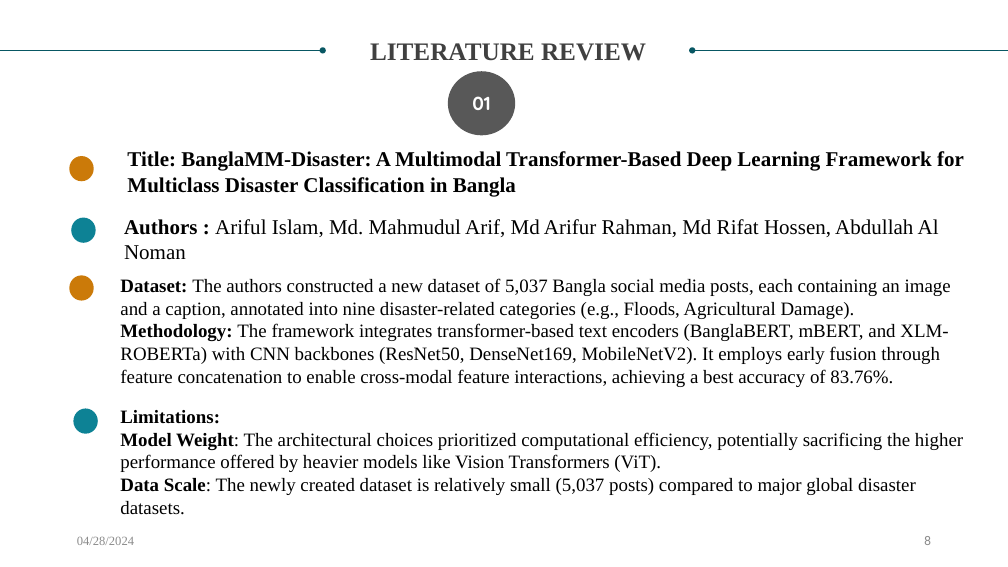
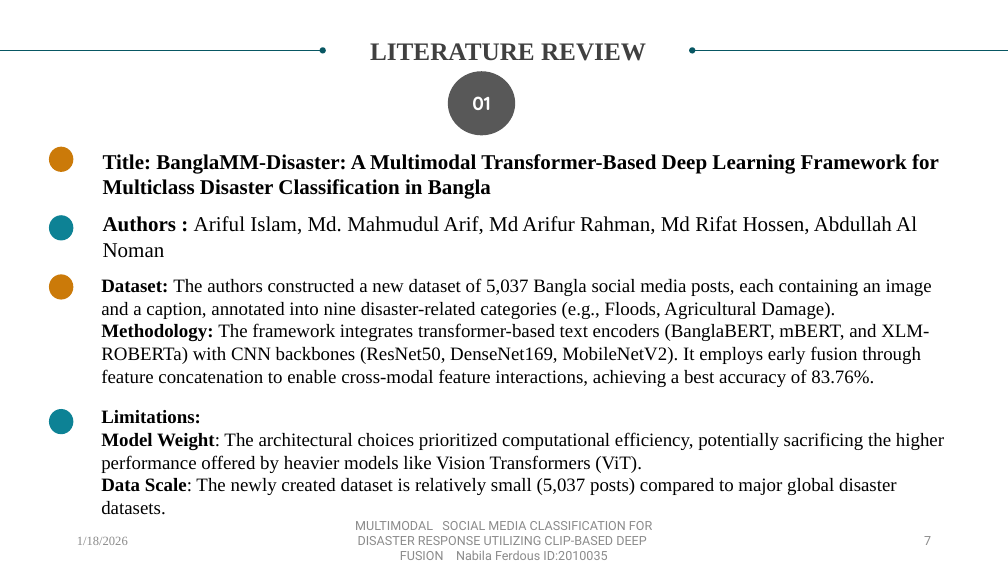
Before and after one commit to NabilaFerdousPrapty/LifeLine, a slide deck: slide 7 of proposal/2010035.pptx (slide 8 before the commit). Drawn at 1008x567 pixels with LibreOffice and Linux fonts; fonts in the diff are those of the drawing. Boxes give left, top, right and bottom in pixels: in the first picture for what was removed or moved away, otherwise in the second. Text is boxed around its words. In the diff, an @@ line names an element or a change of style, - is before the commit and + after.

```diff
--- a/proposal/2010035.pptx
+++ b/proposal/2010035.pptx
@@ ellipse: place and size @@
-ellipse at (70, 156, 94, 181)
+ellipse at (49, 147, 73, 172)
@@ text "Title: BanglaMM-Disaster: A Multimodal Transformer-Based ...": place and size @@
-text "Title: BanglaMM-Disaster: A Multimodal Transformer-Based ..." at (127, 151, 964, 196)
+text "Title: BanglaMM-Disaster: A Multimodal Transformer-Based ..." at (103, 154, 939, 199)
@@ 3 texts, 2 ellipses: place and size @@
-3 texts, 2 ellipses at (70, 218, 963, 515)
+3 texts, 2 ellipses at (49, 216, 944, 515)
@@ ellipse: place and size @@
-ellipse at (73, 408, 98, 433)
+ellipse at (49, 409, 73, 434)
@@ text at (77, 537, 128, 545): text changed @@
-04/28/2024
+1/18/2026
@@ text added at (355, 521, 652, 560), 12 pt, text #8C8C8C @@
+MULTIMODAL SOCIAL MEDIA CLASSIFICATION FOR DISASTER RESPONSE UTILIZING CLIP-BASED DEEP FUSION Nabila Ferdous ID:2010035
@@ page number at (924, 536, 931, 545): text changed @@
-8
+7
```
Also in this commit, not shown: 22 other slides changed, 6 slides added, 13 slides removed.
